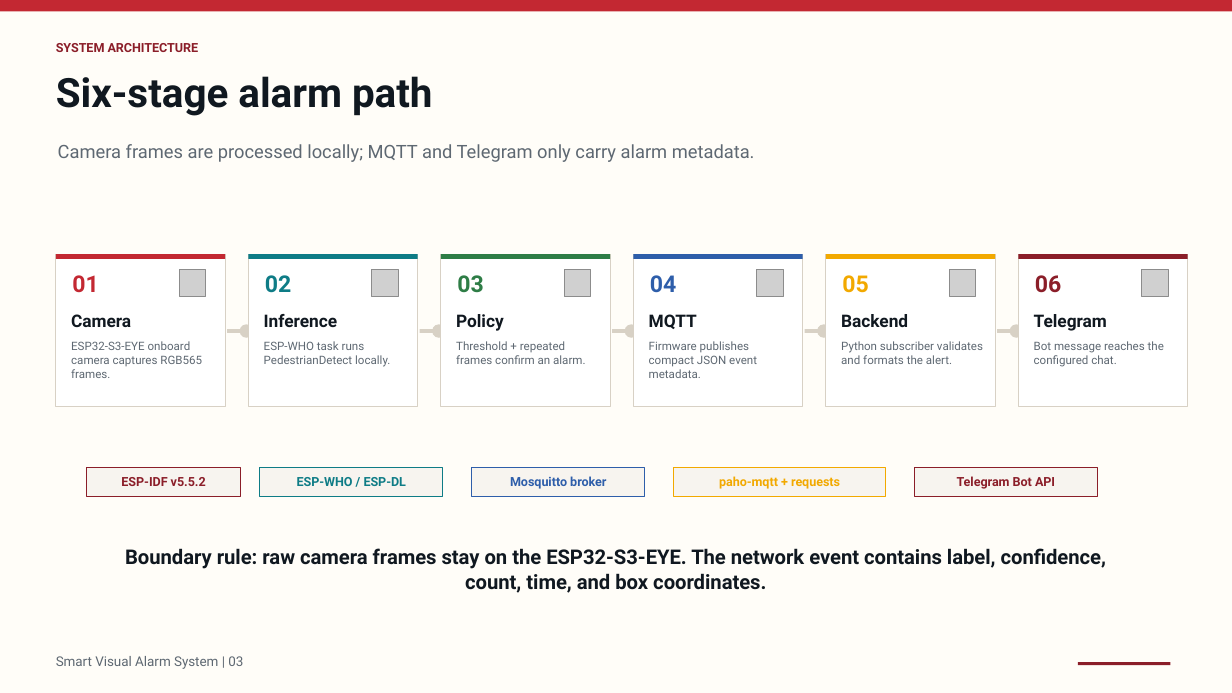
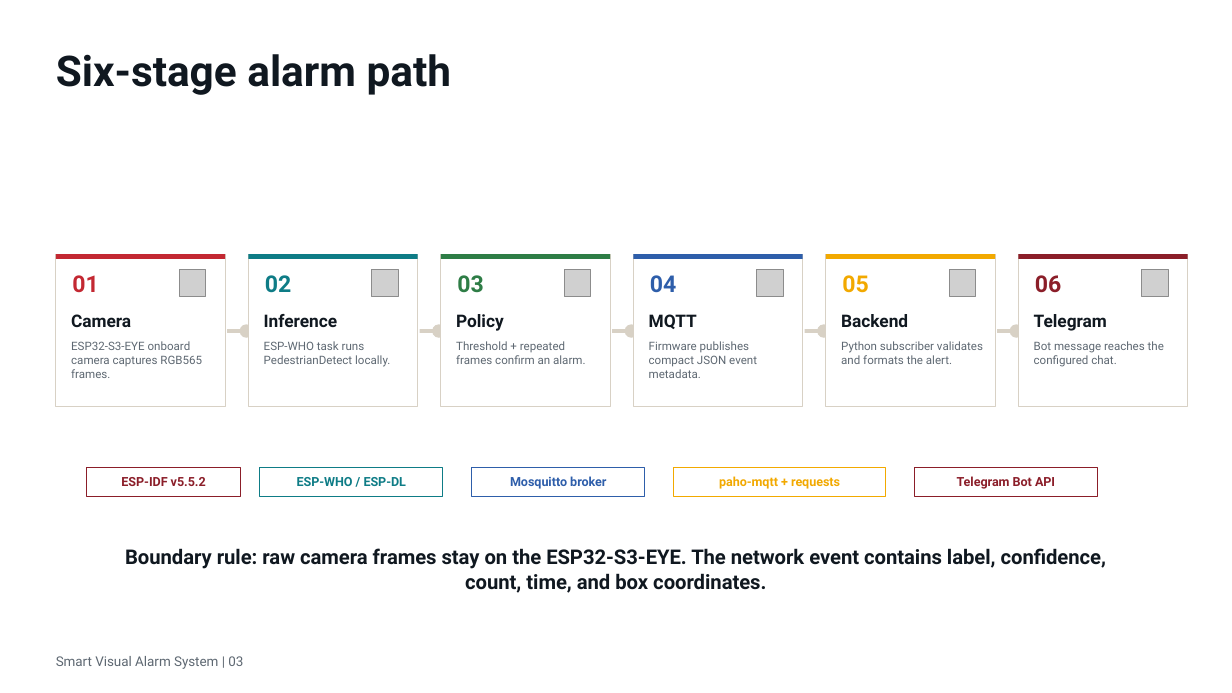
Before and after one commit to ernyei13/iot-project-pedestrian-detector, a slide deck: slide 3 of presentation.pptx. Drawn at 1232x693 pixels with LibreOffice and Linux fonts; fonts in the diff are those of the drawing; grey boxes stand for pictures. Boxes give left, top, right and bottom in pixels: in the first picture for what was removed or moved away, otherwise in the second. Text is boxed around its words. In the diff, an @@ line names an element or a change of style, - is before the commit and + after.

```diff
--- a/presentation.pptx
+++ b/presentation.pptx
@@ rectangle removed at [0,0,1232,693] @@
@@ rectangle removed at [0,0,1232,11] @@
@@ text "Six-stage alarm path": place and size @@
-text "Six-stage alarm path" at [56,76,433,116]
+text "Six-stage alarm path" at [56,54,451,95]
@@ text "Six-stage alarm path" at [56,54,451,95]: size 31.5 to 33 pt @@
@@ text removed at [56,43,199,52] @@
-SYSTEM ARCHITECTURE
@@ text removed at [58,144,755,162] @@
-Camera frames are processed locally; MQTT and Telegram only carry alarm metadata.
@@ fill #F7F4EF to #FFFFFF in 5 elements at [87,468,241,496], [260,468,443,496], [471,468,645,496], [674,468,885,496], [915,468,1098,496] @@
@@ rectangle removed at [1079,663,1171,665] @@
```
Also in this commit, not shown: 10 other slides changed, 1 slide added, 1 other file.
